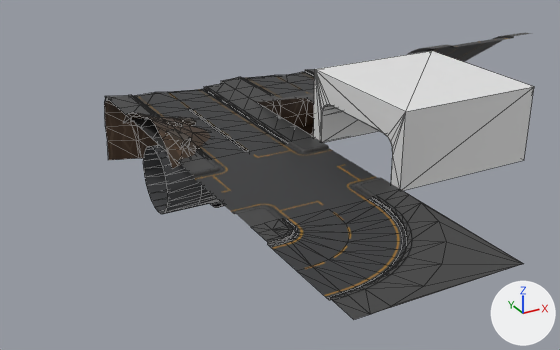
The glTF model MagnetMechs/Environment/RoadParts.glb: old version first, new version second.
Before and after are seen from a 50 mm camera at (-21.5, -48.4, 19.5) aimed at (2.5, -4.6, -2.4). Lighting does not change. The marker at lower right points along +X, +Y and +Z. Mesh edges are drawn as thin lines on the coarser meshes. Objects named as collision shapes, trigger or cutter boxes, shadow casters or lower levels of detail are left out. Where no turn or scale is listed for an object, it has been applied to the vertices. Vertices at the same position are counted once.

The first picture shows 'road_broken_A', 'road_broken_B', 'road_curve_90', 'road_hill', 'road_hill_steep', 'road_intersection', 'road_straight', 'rubble', 'tunnel_low', 'underground_wall_pipe'.
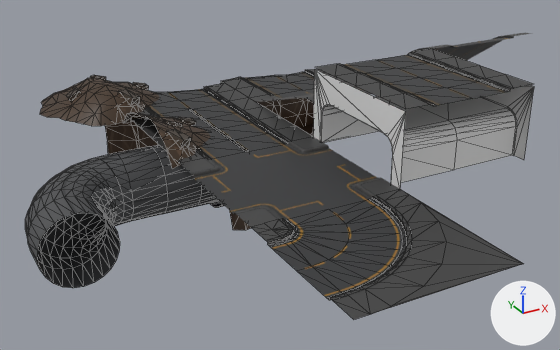
What differs and where, as boxes (x1, y1, x2, y2) in the pictures (560 x 350 px):
'tunnel_low', reshaped
    before: (313, 51, 534, 191)
    after: (313, 70, 534, 189)
'pipe_90d', added
    after: (25, 147, 168, 288)
'road_straight.001', added
    after: (316, 49, 533, 109)
'rubble_B', added
    after: (40, 75, 160, 126)
'underground_wall_corner_inner', added
    after: (229, 210, 251, 230)
part 1 of me_cube_001, deleted
    before: (315, 51, 534, 191)

Diff of the bpy script that builds the scene:
```diff
--- a/MagnetMechs/Environment/RoadParts.glb.py
+++ b/MagnetMechs/Environment/RoadParts.glb.py
@@ me_cube_001 @@
 me_cube_001.from_pydata(...)  # 68 vertices, 122 faces; spans x -5.0..5.0, y -5.0..5.0, z 0.0..5.0
 # used by ob_tunnel_low; location = (10.0, -10.0, 0.0)
 # verts and faces of me_cube_001; kept vertices keep their numbers, new ones are numbered from 68
 # before: 0 (-5.0, -5.0, 0.0), 1 (-5.0, -5.0, 5.0) at pixel (405, 111), 2 (-5.0, 5.0, 0.0), 3 (-5.0, 5.0, 5.0) at pixel (314, 69), 4 (5.0, -5.0, 0.0) at pixel (524, 160)
 # before: 5 (5.0, -5.0, 5.0) at pixel (534, 86), 6 (5.0, 5.0, 0.0), 7 (5.0, 5.0, 5.0) at pixel (432, 50)
+# me_cube_001 part 1
+delete_faces([(1, 5, 7), (1, 7, 3), (0, 4, 5), (0, 5, 1), (2, 3, 7), (2, 7, 6)])
@@ me_cube_003 @@
+me_cube_003.from_pydata(...)  # 123 vertices, 183 faces; spans x -5.46..4.46, y -5.09..4.95, z -0.17..1.75
+me_cube_003.materials.append(mat_roadparts)  # picture img_road
@@ me_plane_011 @@
+me_plane_011.from_pydata(...)  # 25 vertices, 32 faces; spans x -1.52..0.6, y -0.62..1.54, z -5.49..-0.2
+me_plane_011.materials.append(mat_roadparts)  # picture img_road
@@ me_cylinder_002 @@
+me_cylinder_002.from_pydata(...)  # 240 vertices, 432 faces; spans x -7.45..2.5, y -7.5..2.45, z -2.45..2.45
+me_cylinder_002.materials.append(mat_roadparts)  # picture img_road
@@ ob_rubble_b @@
+ob_rubble_b = bpy.data.objects.new('rubble_B', me_cube_003)
+ob_rubble_b.location = (-5.0, 10.0, 0.0)
@@ ob_underground_wall_corner_inner @@
+ob_underground_wall_corner_inner = bpy.data.objects.new('underground_wall_corner_inner', me_plane_011)
+ob_underground_wall_corner_inner.location = (0.0, -5.0, 0.0)
@@ ob_pipe_90d @@
+ob_pipe_90d = bpy.data.objects.new('pipe_90d', me_cylinder_002)
+ob_pipe_90d.location = (-7.5, 0.0, -3.0)
@@ ob_road_straight_001 @@
+ob_road_straight_001 = bpy.data.objects.new('road_straight.001', me_plane.copy())  # the mesh of ob_road_straight
+ob_road_straight_001.location = (10.0, -10.0, 5.0)
```
